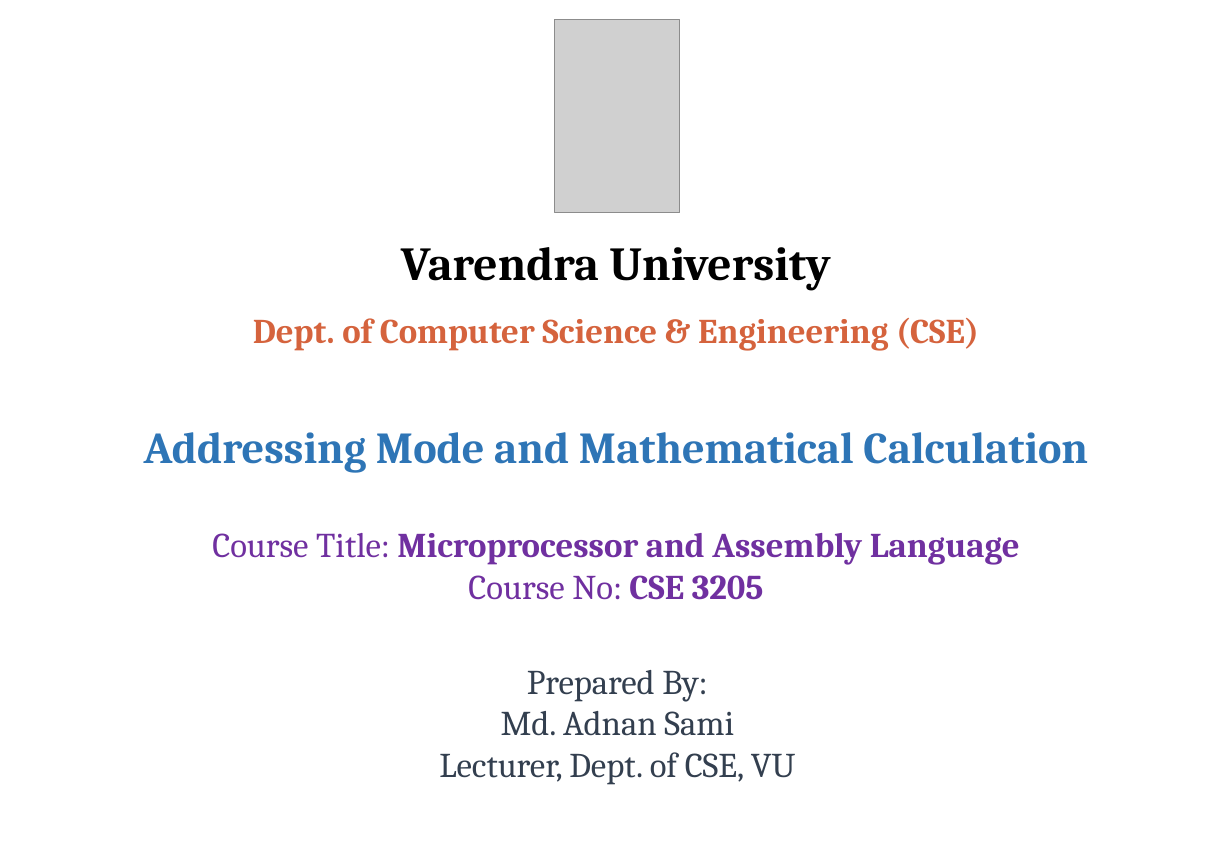
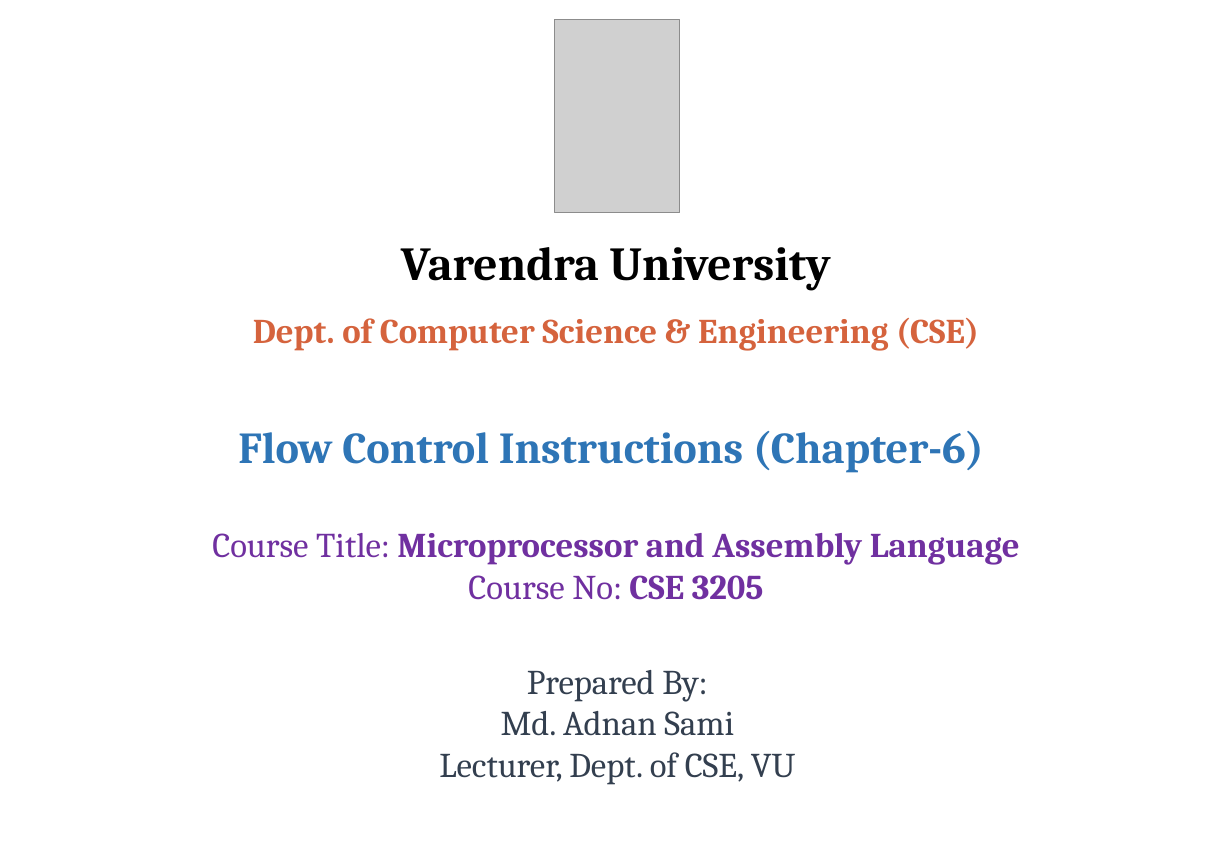
Before and after one commit to atif721/Varendra-University, a slide deck: slide 1 of 06 Sixth Semester/CSE 3205 Microprocessor and Assembly Language/Final/PPTX files/Lecture-8 (Microprocessor and Assembly Language).pptx. Drawn at 1232x853 pixels with LibreOffice and Linux fonts; fonts in the diff are those of the drawing; grey boxes stand for pictures; background and template pictures are left out. Boxes give left, top, right and bottom in pixels: in the first picture for what was removed or moved away, otherwise in the second. Text is boxed around its words. In the diff, an @@ line names an element or a change of style, - is before the commit and + after.

```diff
--- a/06 Sixth Semester/CSE 3205 Microprocessor and Assembly Language/Final/PPTX files/Lecture-8 (Microprocessor and Assembly Language).pptx
+++ b/06 Sixth Semester/CSE 3205 Microprocessor and Assembly Language/Final/PPTX files/Lecture-8 (Microprocessor and Assembly Language).pptx
@@ text at [238,431,984,473]: text changed @@
-Addressing Mode and Mathematical Calculation
+Flow Control Instructions (Chapter-6)
```
Also in this commit, not shown: 6 other slides changed, 21 slides added, 27 slides removed, 1 other file.
